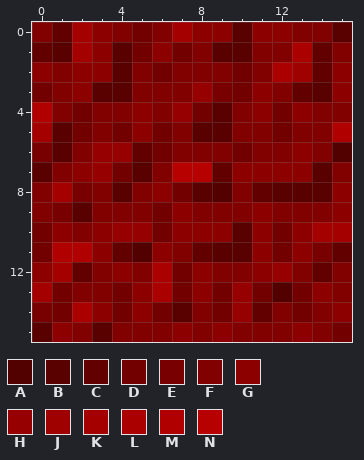
Pixel-art sprite, stored at textures/blocks/pumpkin_face_on_mer.png. Above, as it was before the edit.
The file is 16x16 pixels. Colours within 5 levels of each other are drawn and written as one.
Palette (. is transparent): A #520000  B #590000  C #620000  D #720000  E #780000  F #810000  G #8c0000  H #970000  J #9f0000  K #a50000  L #ab0000  M #b10000  N #b70000
Pixels before, first column x 0:
 0 FCKGFDFKGGBGGFFB
 1 CBKGBDGDFBBFFLCF
 2 GFGGBFDFFFDFLJCG
 3 DFGBBFFFHEDGFCBG
 4 MFDFFGFHDBFGDGFF
 5 KBDFDGDFBBFFDFFM
 6 EBFHHCDFFFDFFGFA
 7 BFGHDBFNNCGGGGBF
 8 FKEFBFGDBAFCBBBG
 9 FEBFFFDGFFFGFFFG
10 DGFGHHDGGGBGDGKK
11 DMMGCAGFCBBGDGEC
12 GKCFGFLDGFFGHFCF
13 KDFFDGLDGDHDADGF
14 EDLGDGDBFDHCFDFG
15 BGFBFFFGFGFFFGFD
The same view after the edit:
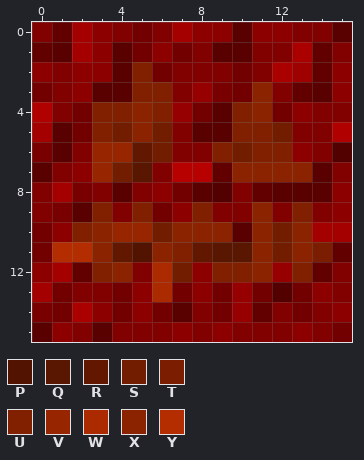
Colours new in this view: P #521400  Q #591600  R #621800  S #721c00  T #7b1d00  U #812000  V #972500  W #ab2a00  X #8c2300  Y #b42d00
Changes in this commit:
{"y":2,"x":5,"old":"F","new":"U"}
{"y":3,"x":5,"old":"FF","new":"UU"}
{"y":3,"x":11,"old":"G","new":"X"}
{"y":4,"x":3,"old":"FFGF","new":"UUXU"}
{"y":4,"x":10,"old":"FG","new":"UX"}
{"y":5,"x":3,"old":"FDGD","new":"USXS"}
{"y":5,"x":10,"old":"FFD","new":"UUS"}
{"y":6,"x":3,"old":"HHCD","new":"VVRS"}
{"y":6,"x":9,"old":"FDFF","new":"USUU"}
{"y":7,"x":3,"old":"HDB","new":"VSQ"}
{"y":7,"x":10,"old":"GGGG","new":"XXXX"}
{"y":9,"x":3,"old":"F","new":"U"}
{"y":9,"x":5,"old":"F","new":"U"}
{"y":9,"x":8,"old":"F","new":"U"}
{"y":9,"x":11,"old":"G","new":"X"}
{"y":9,"x":13,"old":"F","new":"U"}
{"y":10,"x":2,"old":"FGHHDGGG","new":"UXVVSXXX"}
{"y":10,"x":11,"old":"GDG","new":"XSX"}
{"y":11,"x":1,"old":"MMGCAGFCBBGDGE","new":"YYXRPXURQQXSXT"}
{"y":12,"x":3,"old":"FG","new":"UX"}
{"y":12,"x":6,"old":"LD","new":"WS"}
{"y":12,"x":9,"old":"FFG","new":"UUX"}
{"y":12,"x":13,"old":"F","new":"U"}
{"y":13,"x":6,"old":"L","new":"W"}
{"label":"changed","picture_box":[52,62,332,302]}
